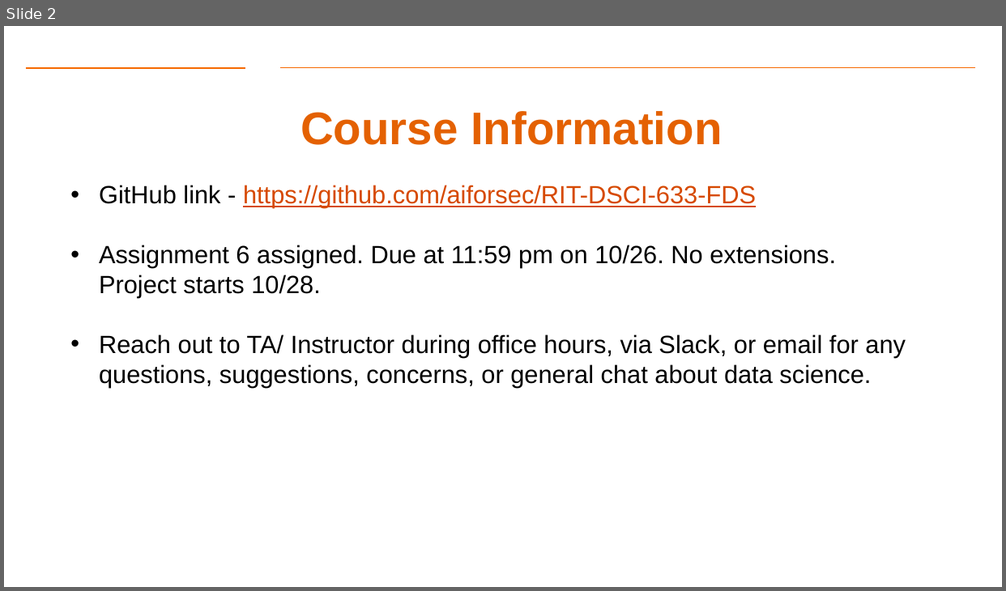
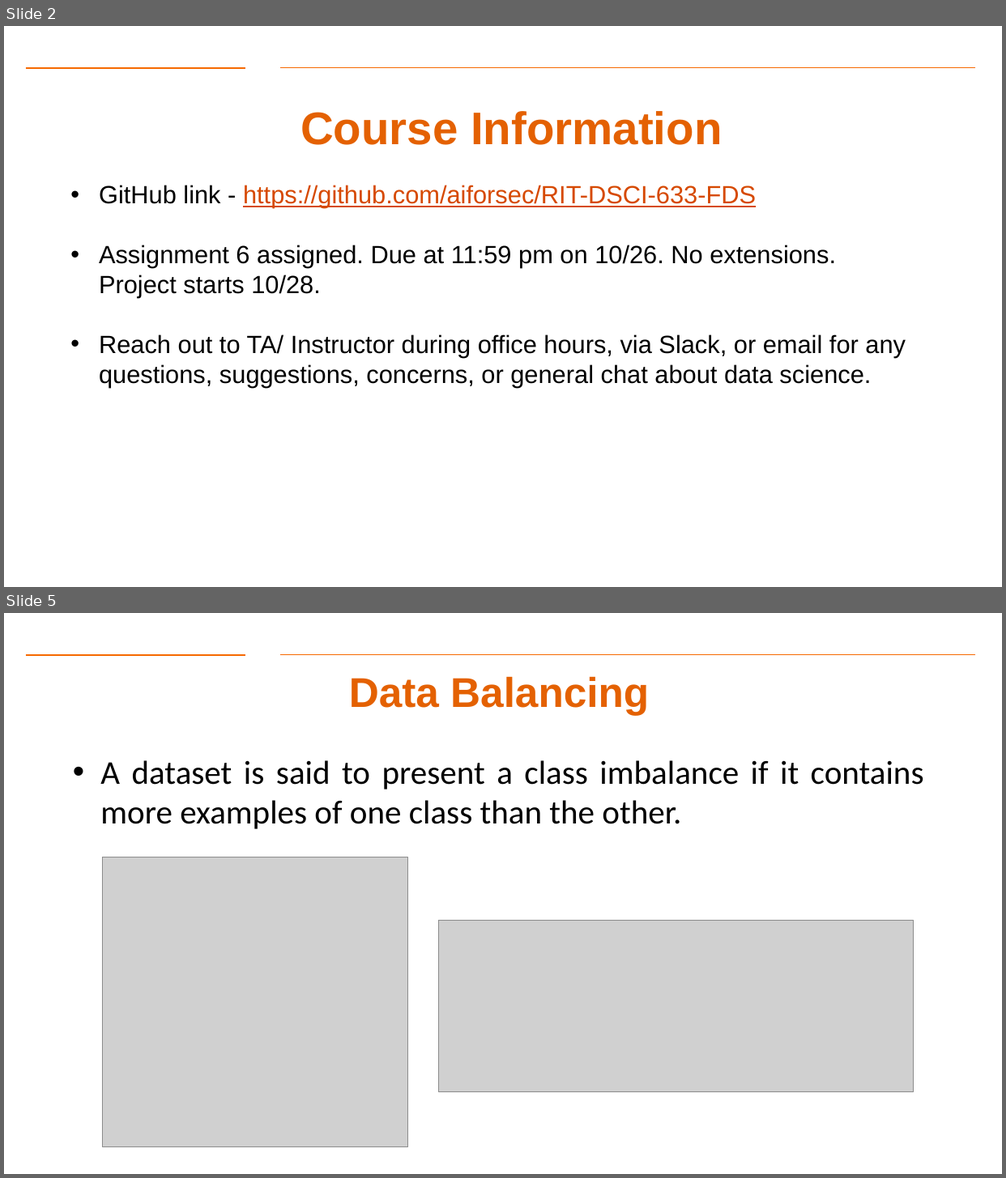
Before and after one commit to Dre1896/RIT-DSCI-633-FDS, a slide deck: Syllabus/Lecture16/Lec16.pptx. Shown one above the other, each under a label of ours: slide 2 before the commit, slides 2 and 5 after it; the slides between them are not shown. The pictures are 1006x591 and 1006x1178 pixels, drawn with LibreOffice and Linux fonts; fonts in the diff are those of the drawing; grey boxes stand for pictures; background and template pictures are left out. Boxes give left, top, right and bottom in pixels: in the first picture for what was removed or moved away, otherwise in the second. Text is boxed around its words. In the diff, an @@ line names an element or a change of style, - is before the commit and + after.

```diff
--- a/Syllabus/Lecture16/Lec16.pptx
+++ b/Syllabus/Lecture16/Lec16.pptx
@@ slide 5 added at [4,613,1002,1174], background #FFFFFF; not listed: 2 template elements that a slide beside it also shows @@
@@ title added at [349,676,649,715], 40 pt, text #E46102, bold @@
+Data Balancing
@@ text added at [100,760,924,829], 32 pt, text #000000 @@
+• A dataset is said to present a class imbalance if it contains more examples of one class than the other.
@@ picture added at [102,857,407,1148] @@
@@ picture added at [439,920,913,1093] @@
```
Also in this commit, not shown: 1 slide changed, 15 other slides added, 36 slides removed, 2 other files.
